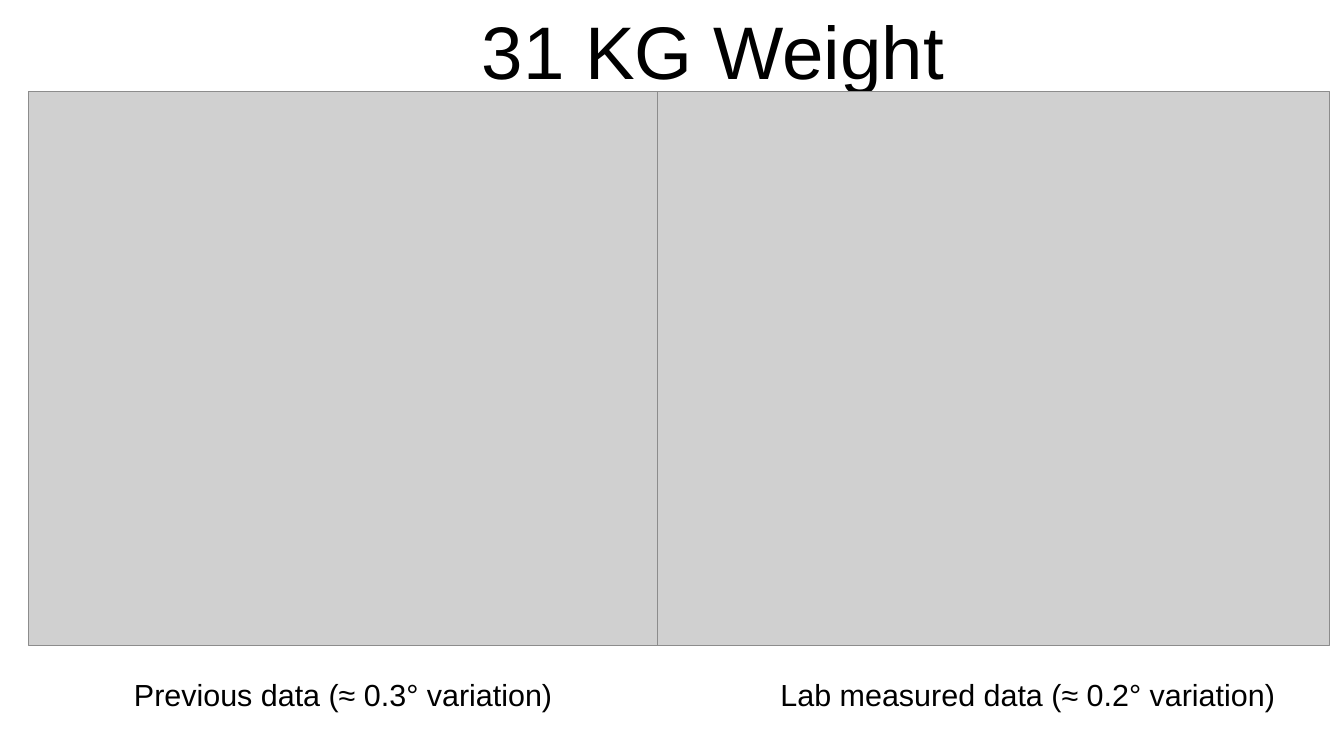
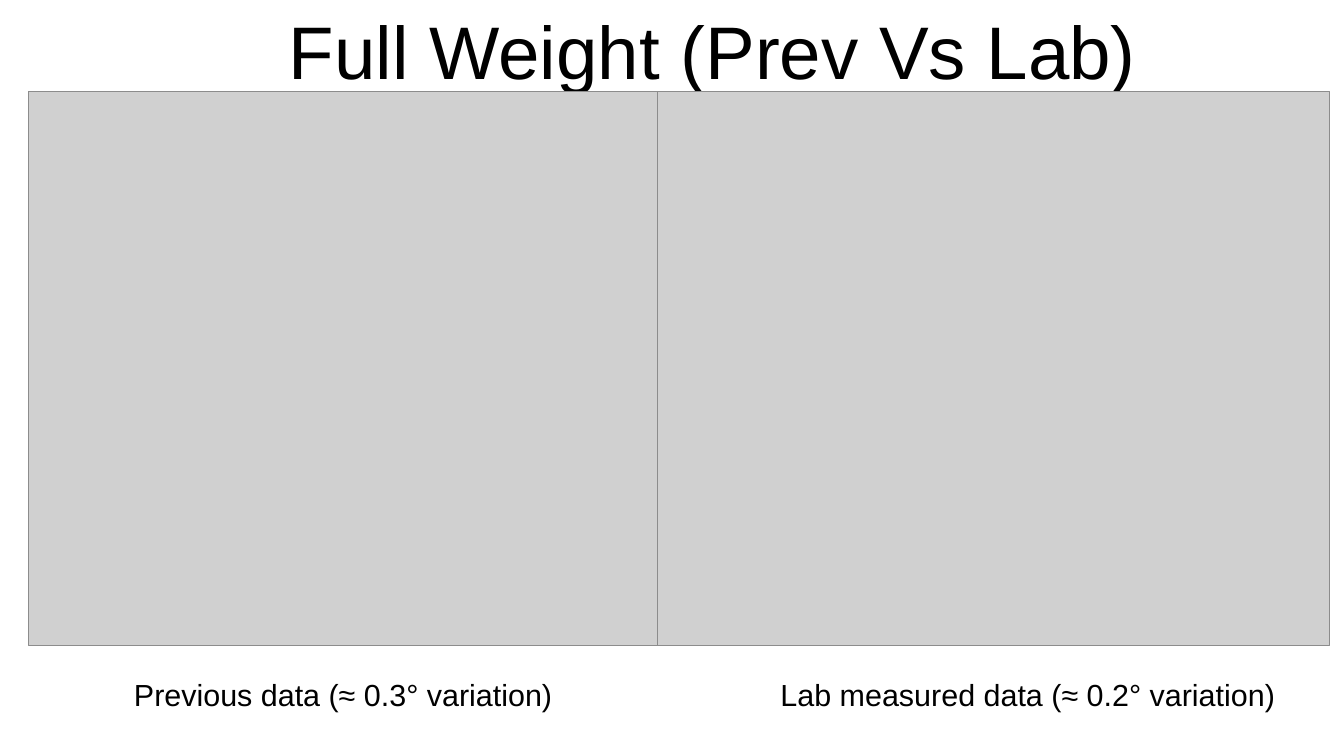
Before and after one commit to AneeshTallam/HiWi_Repository, a slide deck: slide 3 of Robotic arm/Plots/Plot comparisons.odp. Drawn at 1344x756 pixels with LibreOffice and Linux fonts; fonts in the diff are those of the drawing; grey boxes stand for pictures. Boxes give left, top, right and bottom in pixels: in the first picture for what was removed or moved away, otherwise in the second. Text is boxed around its words. In the diff, an @@ line names an element or a change of style, - is before the commit and + after.

```diff
--- a/Robotic arm/Plots/Plot comparisons.odp
+++ b/Robotic arm/Plots/Plot comparisons.odp
@@ title at [289,25,1136,93]: text changed @@
-31 KG Weight
+Full Weight (Prev Vs Lab)
```
Also in this commit, not shown: 1 other slide changed, 3 slides added, 1 other file.
